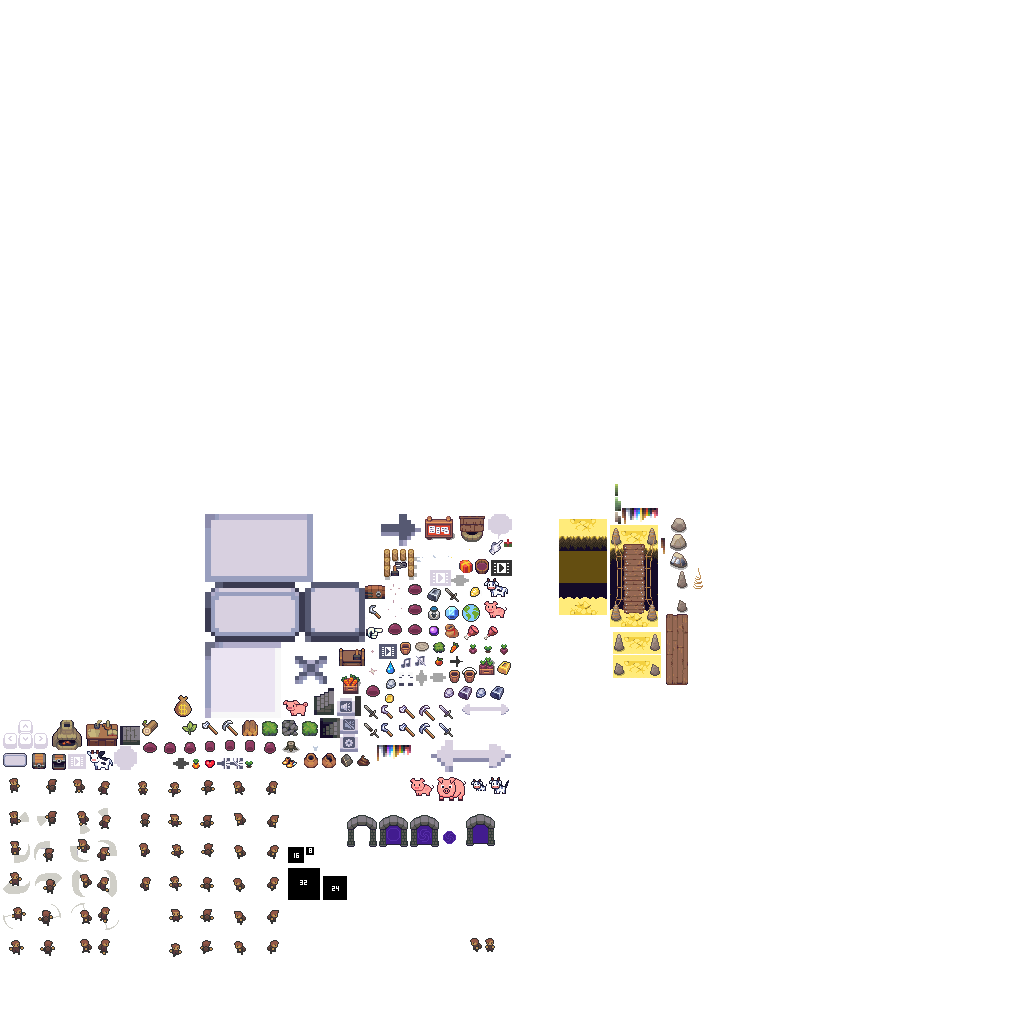
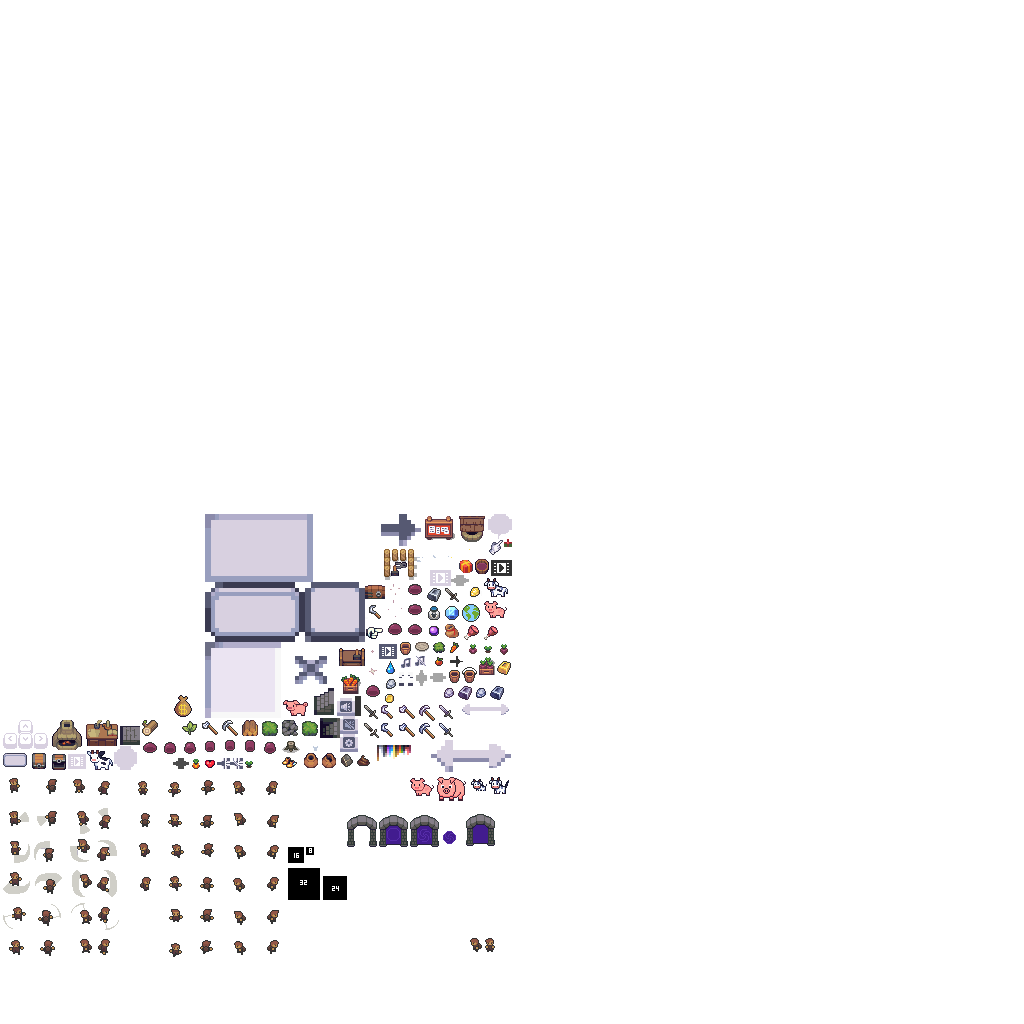
The second 1024 x 1024 image is a revision of the first. Changes to its layers:
hid group "Мост" (10 layers) over [559, 484, 703, 685]
